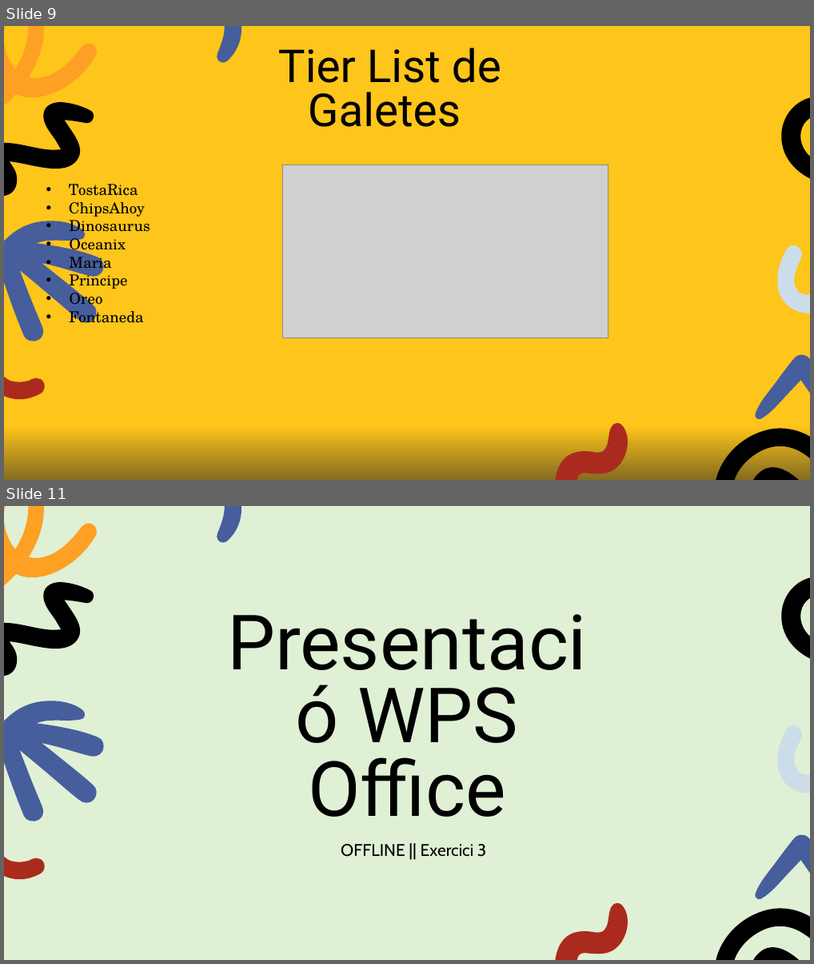
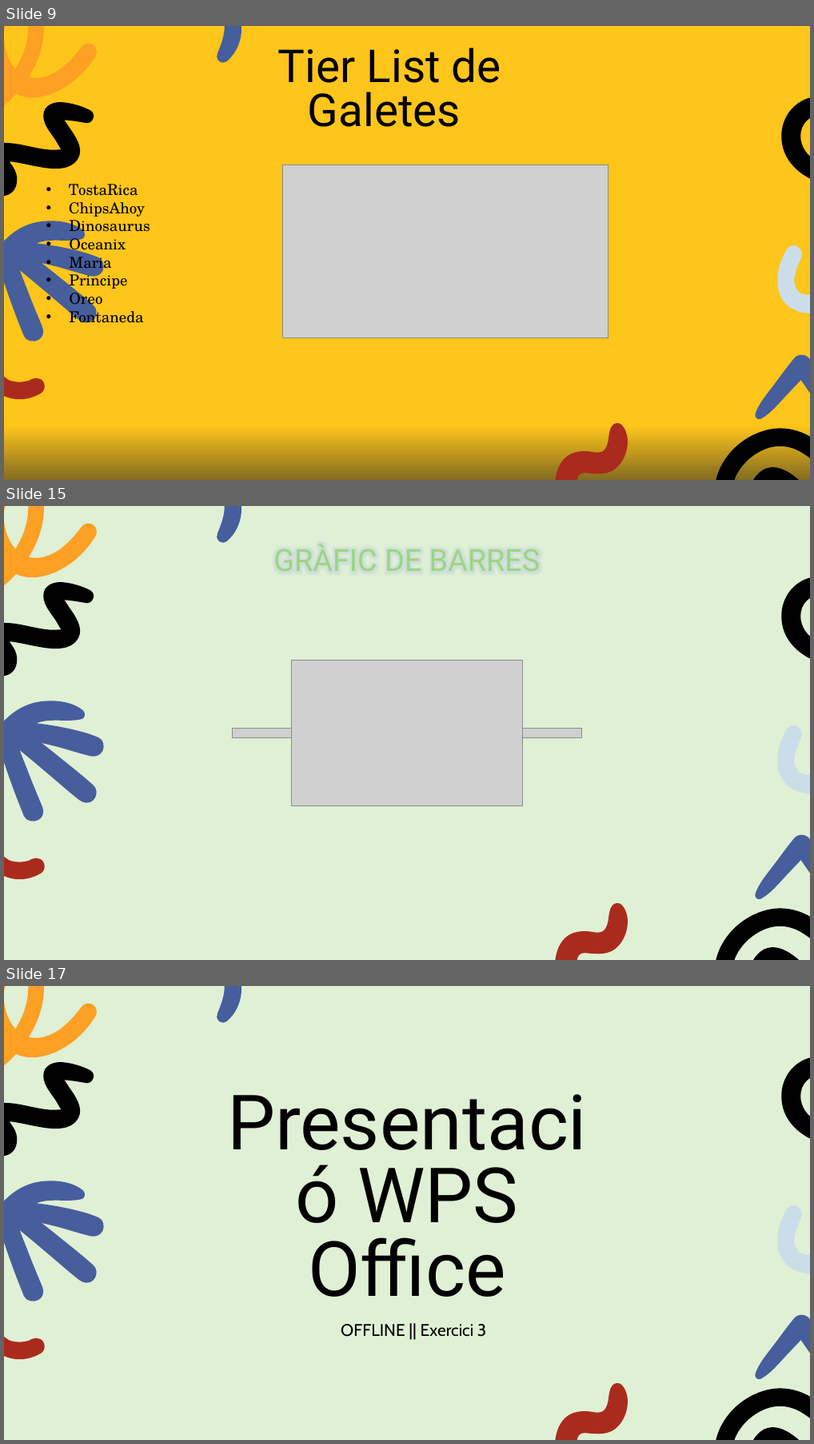
Before and after one commit to SebastianConstantinChiuariu/UD7.PM, a slide deck: OFFLINE/EXERCICI_3/Presentació WPS Office.pptx. Shown one above the other, each under a label of ours: slides 9 and 11 before the commit, slides 9, 15 and 17 after it; the slides between them are not shown. The pictures are 814x964 and 814x1444 pixels, drawn with LibreOffice and Linux fonts; fonts in the diff are those of the drawing; grey boxes stand for pictures. Boxes give left, top, right and bottom in pixels: in the first picture for what was removed or moved away, otherwise in the second. Text is boxed around its words. In the diff, an @@ line names an element or a change of style, - is before the commit and + after.

```diff
--- a/OFFLINE/EXERCICI_3/Presentació WPS Office.pptx
+++ b/OFFLINE/EXERCICI_3/Presentació WPS Office.pptx
@@ slide 15 added at bbox=[4, 506, 810, 960], background #DFF0D5; not listed: 11 template elements that a slide beside it also shows @@
@@ title added at bbox=[274, 544, 541, 571], 36 pt, text gradient #64A73B to #A0D381 to #DFF0D5 @@
+GRÀFIC DE BARRES
@@ picture added at bbox=[291, 660, 522, 806] @@
@@ picture added at bbox=[233, 728, 582, 738] @@
@@ what was slide 11 is now slide 17 @@
```
Also in this commit, not shown: 6 other slides added, 1 slide removed.
